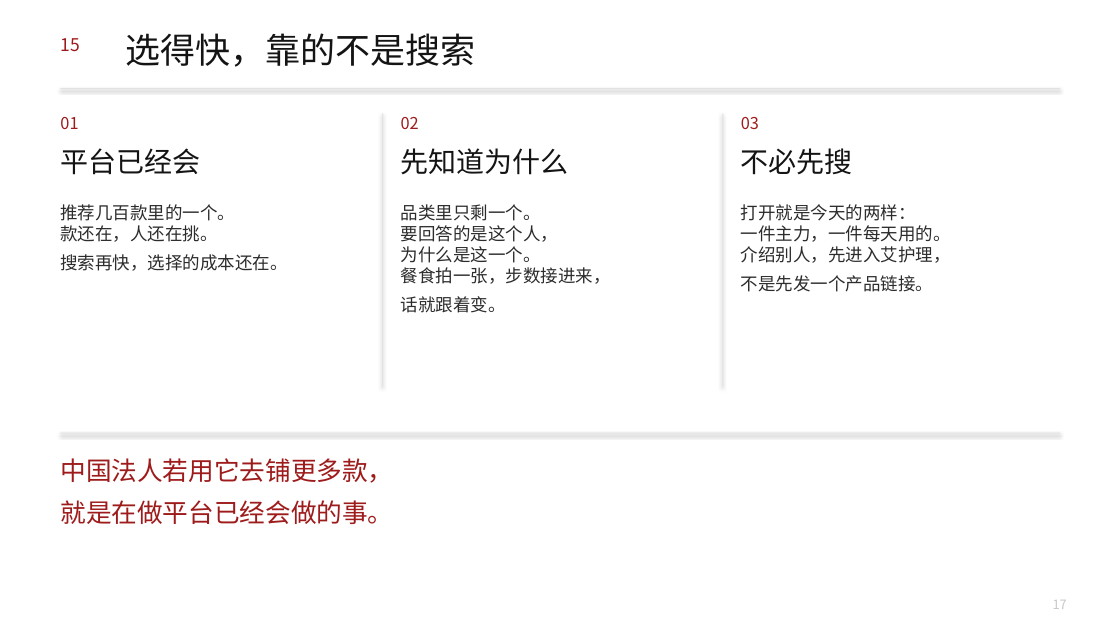
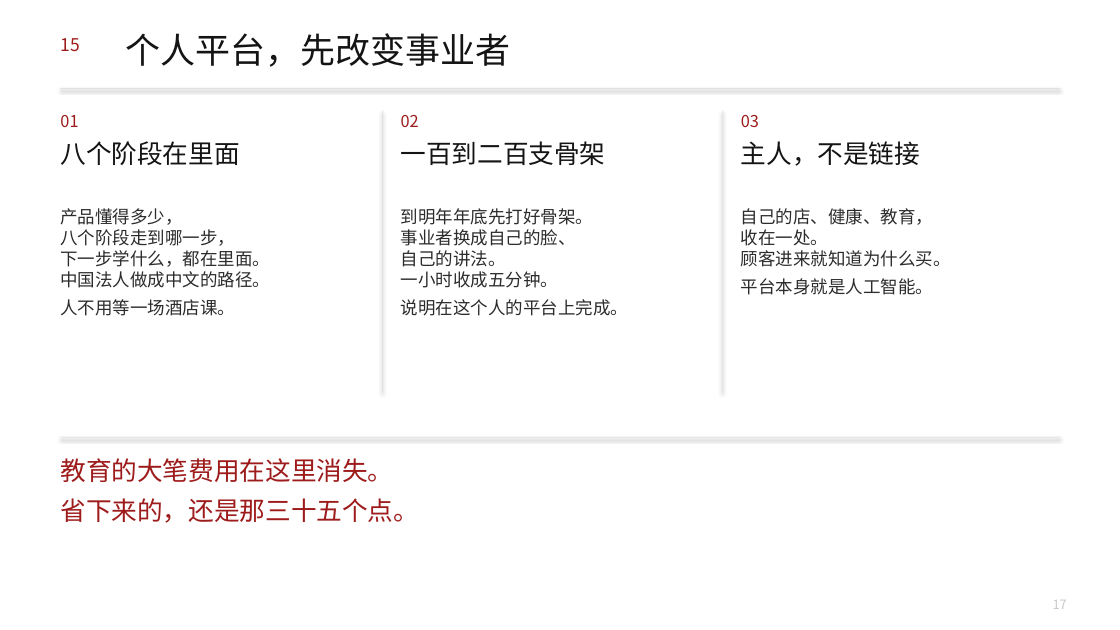
Before and after one commit to headshot9999/xiaoyi, a slide deck: slide 17 of 艾多美何以成为100兆韩元企业.pptx. Drawn at 1120x630 pixels with LibreOffice and Linux fonts; fonts in the diff are those of the drawing. Boxes give left, top, right and bottom in pixels: in the first picture for what was removed or moved away, otherwise in the second. Text is boxed around its words. In the diff, an @@ line names an element or a change of style, - is before the commit and + after.

```diff
--- a/艾多美何以成为100兆韩元企业.pptx
+++ b/艾多美何以成为100兆韩元企业.pptx
@@ text at <box>126,33,511,67</box>: text changed @@
-选得快，靠的不是搜索
+个人平台，先改变事业者
@@ rectangle: place and size @@
-rectangle at <box>382,113,383,386</box>
+rectangle at <box>382,111,383,392</box>
@@ rectangle: place and size @@
-rectangle at <box>723,113,723,386</box>
+rectangle at <box>723,111,723,392</box>
@@ text at <box>60,141,239,165</box>: text changed; size 24 to 22 pt @@
-平台已经会
+八个阶段在里面
@@ text at <box>401,141,606,165</box>: text changed; size 24 to 22 pt @@
-先知道为什么
+一百到二百支骨架
@@ text at <box>741,141,920,166</box>: text changed; size 24 to 22 pt @@
-不必先搜
+主人，不是链接
@@ text at <box>60,208,270,316</box>: text changed @@
-推荐几百款里的一个。
-款还在，人还在挑。
-搜索再快，选择的成本还在。
+产品懂得多少，
+八个阶段走到哪一步，
+下一步学什么，都在里面。
+中国法人做成中文的路径。
+人不用等一场酒店课。
@@ text at <box>401,208,628,316</box>: text changed @@
-品类里只剩一个。
-要回答的是这个人，
-为什么是这一个。
-餐食拍一张，步数接进来，
-话就跟着变。
+到明年年底先打好骨架。
+事业者换成自己的脸、
+自己的讲法。
+一小时收成五分钟。
+说明在这个人的平台上完成。
@@ text at <box>741,208,951,295</box>: text changed @@
-打开就是今天的两样：
-一件主力，一件每天用的。
-介绍别人，先进入艾护理，
-不是先发一个产品链接。
+自己的店、健康、教育，
+收在一处。
+顾客进来就知道为什么买。
+平台本身就是人工智能。
@@ rectangle: place and size @@
-rectangle at <box>60,433,1060,434</box>
+rectangle at <box>60,437,1060,438</box>
@@ text at <box>60,458,419,523</box>: text changed @@
-中国法人若用它去铺更多款，
-就是在做平台已经会做的事。
+教育的大笔费用在这里消失。
+省下来的，还是那三十五个点。
```
Also in this commit, not shown: 1 other slide changed, 2 slides added, 1 slide removed, 3 other files.
